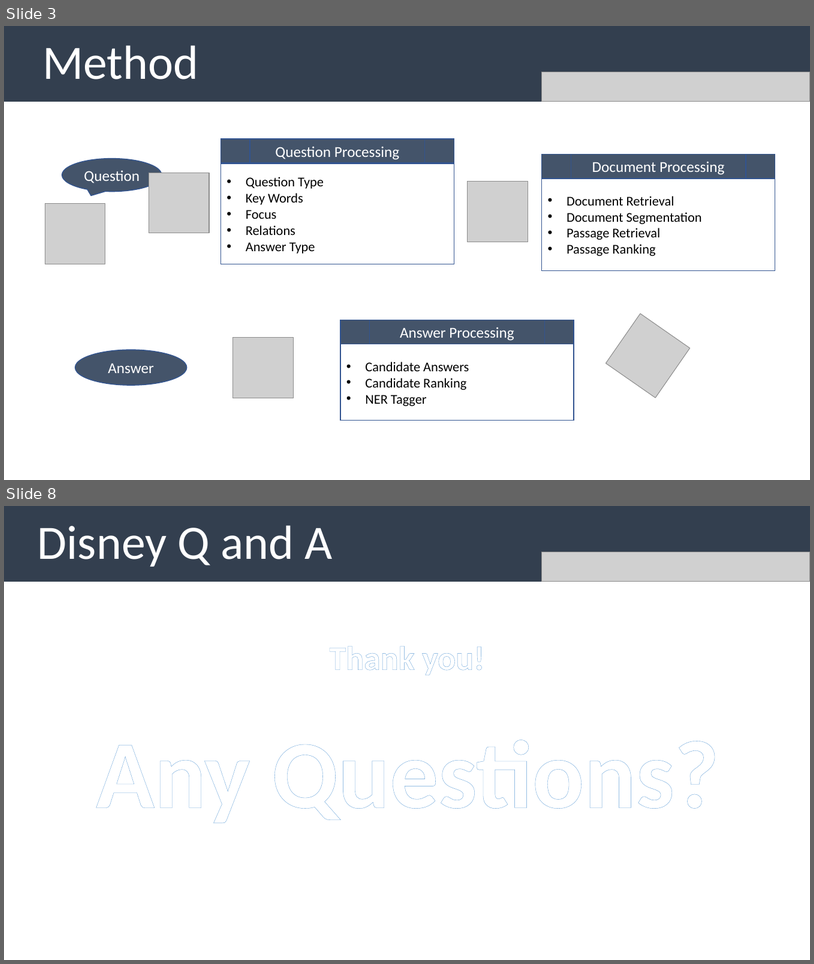
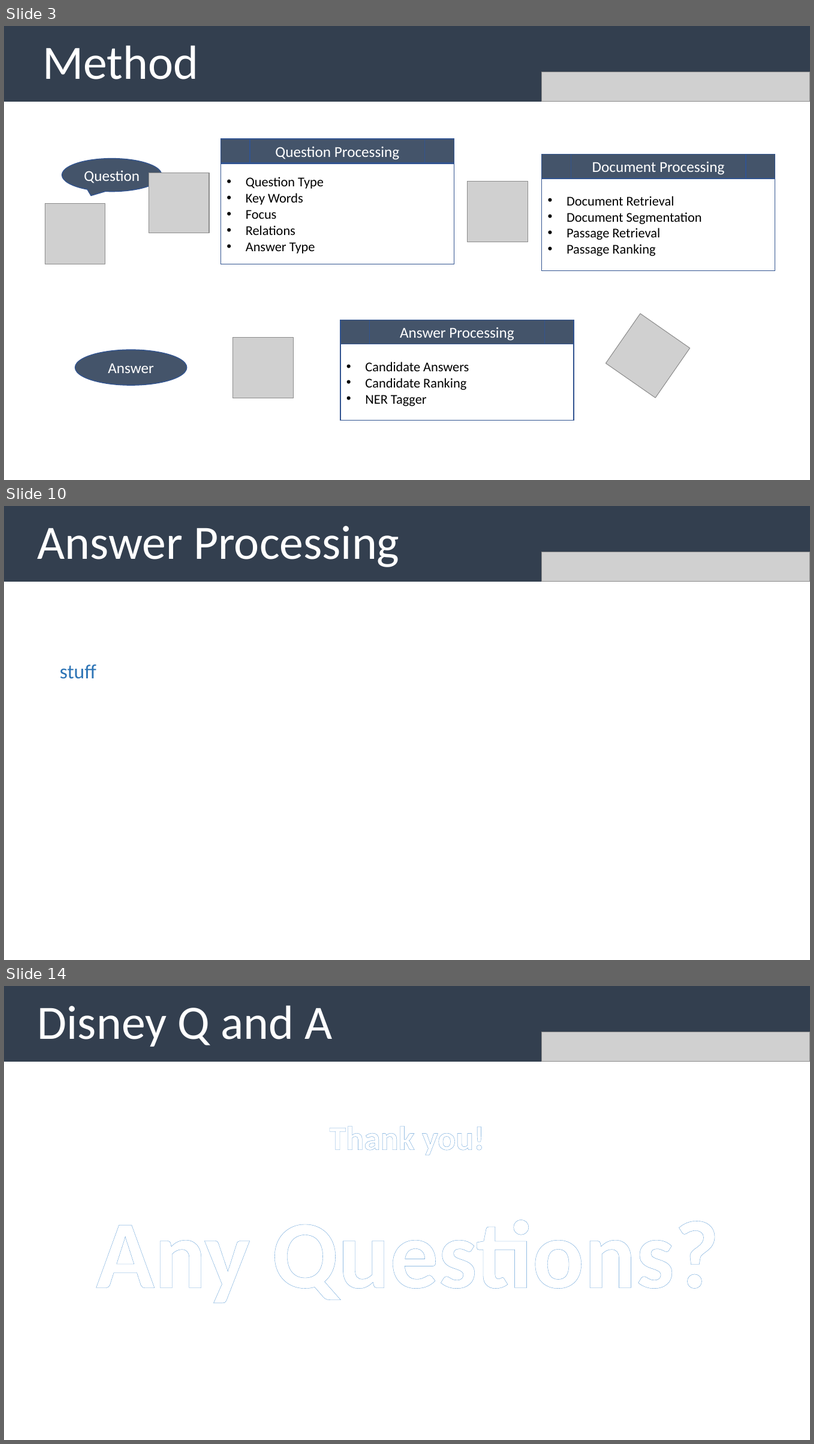
Before and after one commit to uabinf/nlp-group-project-fall-2020-disneyqanda, a slide deck: disneyqanda.pptx. Shown one above the other, each under a label of ours: slides 3 and 8 before the commit, slides 3, 10 and 14 after it; the slides between them are not shown. The pictures are 814x964 and 814x1444 pixels, drawn with LibreOffice and Linux fonts; fonts in the diff are those of the drawing; grey boxes stand for pictures. Boxes give left, top, right and bottom in pixels: in the first picture for what was removed or moved away, otherwise in the second. Text is boxed around its words. In the diff, an @@ line names an element or a change of style, - is before the commit and + after.

```diff
--- a/disneyqanda.pptx
+++ b/disneyqanda.pptx
@@ slide 10 added at [4,506,810,960], background #FFFFFF @@
@@ rectangle added at [4,506,810,582], fill #333F50, 57 pt, text #FFFFFF @@
+Answer Processing
@@ picture added at [542,552,810,582] @@
@@ text added at [60,664,96,679], 24 pt, text #2E75B6 @@
+stuff
@@ what was slide 8 is now slide 14 @@
```
Also in this commit, not shown: 5 slides changed, 5 other slides added.
